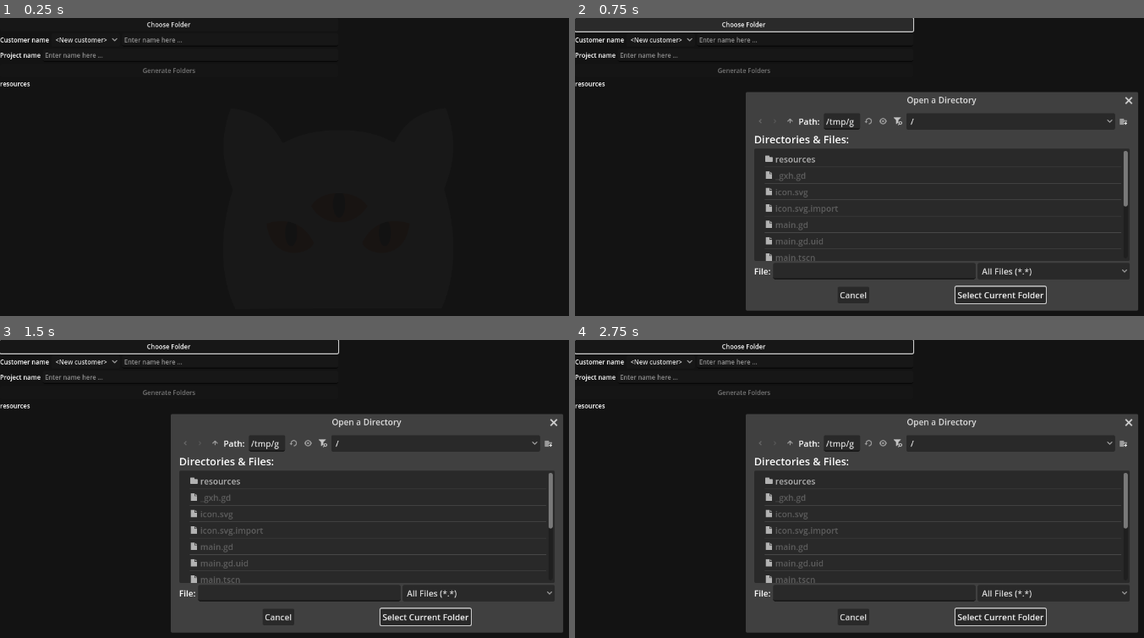
Above: before the commit, frames 1-4 (two rows, left to right).
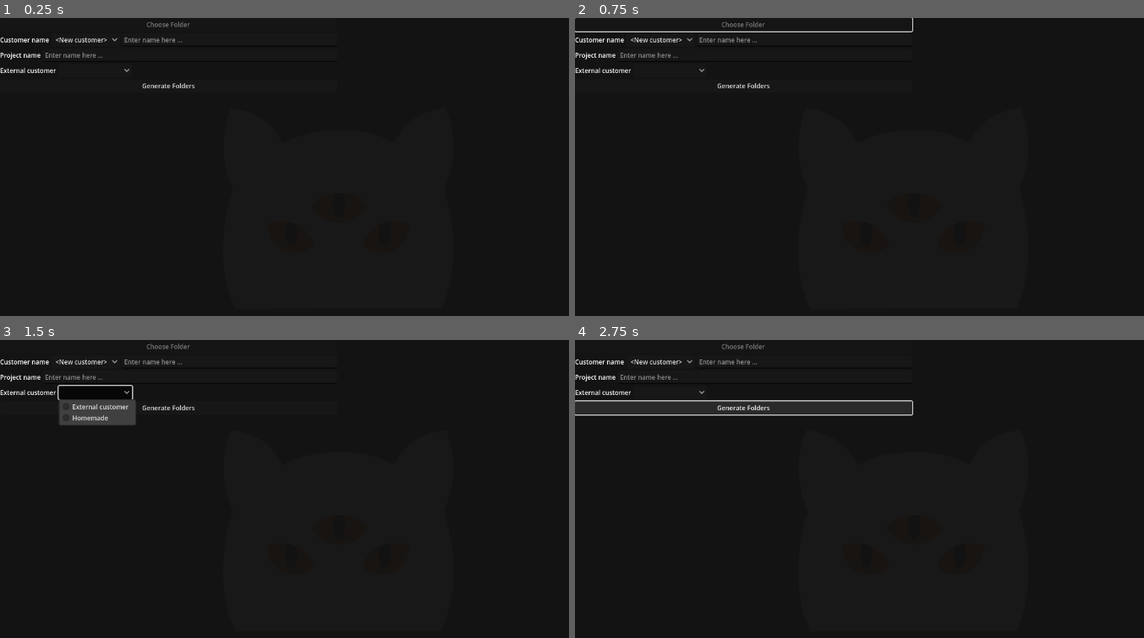
Above: after the commit, the same moments.

Repository: lutzilutz/Dionysos
Game: Godot game, scene res://main.tscn
The game is run twice, just before and just after one commit, with the same random seed, the same clock (stepped at 60 frames per second) and the same inputs.
Inputs (mouse positions are in pixels of both pictures, inside the frame that each line leads up to):
- Up to frame 1 (0.25 s): no input
- Up to frame 2 (0.75 s): click (745, 23) at 0.5 s, where only the run before the commit has a clickable "Choose Folder"
- Up to frame 3 (1.5 s): click (96, 393) at 1.27 s
- Up to frame 4 (2.75 s): click (745, 408) at 2 s, where only the run after the commit has a clickable "Generate Folders"

The runs differ from the first frame. In frame 1, 0.4% of the frame differs, in the area x 0-35%, y 1-24%; in frame 2, 22%; in frame 3, 24%, in the area x 0-99%, y 0-99%; in frame 4, 23%.

Commit message:
Continued implementation of form with preview
Customer name and project name seems to work + external/internal option.

Diff:
--- a/main.gd
+++ b/main.gd
@@ -1,11 +1,25 @@
 extends Control
+
+enum ProductionType {
+	EXTERNAL,
+	INTERNAL
+}
 
 const USER_PREF_PATH: String = "user://user_preferences.json"
 
-@onready var customer_line = get_node("VBoxContainer/CustomerLine")
+@onready var form_vbox = get_node("WorkspaceHBox/FormVBox")
+@onready var customer_line = get_node("WorkspaceHBox/FormVBox/CustomerLine")
+@onready var customer_option = get_node("WorkspaceHBox/FormVBox/CustomerLine/CustomerOption")
+@onready var customer_edit = get_node("WorkspaceHBox/FormVBox/CustomerLine/CustomerEdit")
+@onready var project_name_edit = get_node("WorkspaceHBox/FormVBox/ProjectNameLine/ProjectNameEdit")
+@onready var production_type_option = get_node("WorkspaceHBox/FormVBox/ProductionTypeLine/ProductionTypeOption")
+@onready var generate_folder_button = get_node("WorkspaceHBox/FormVBox/ChooseFolderButton")
+@onready var summary_label = get_node("WorkspaceHBox/SummaryLabel")
 
 var user_preferences: UserPreferences
-var project_name: String = "A"
+var customer_name: String = ""
+var project_name: String = ""
+var production_type: ProductionType = ProductionType.EXTERNAL
 
 # Called when the node enters the scene tree for the first time.
 func _ready() -> void:
@@ -18,16 +32,32 @@
 
 func update_controls() -> void:
 	if not user_preferences.has_default_path:
-		get_node("VBoxContainer/GenerateFolderButton").disabled = true
+		generate_folder_button.disabled = true
 	else:
-		get_node("VBoxContainer/GenerateFolderButton").disabled = false
+		generate_folder_button.disabled = false
 
-	get_node("VBoxContainer/Label").text = ""
-	customer_line.get_node("CustomerOption").clear()
-	customer_line.get_node("CustomerOption").add_item("<New customer>")
+	customer_option.clear()
+	customer_option.add_item("<New customer>")
 	for d in DirAccess.get_directories_at(user_preferences.default_path):
-		get_node("VBoxContainer/Label").text += d + "\n"
-		customer_line.get_node("CustomerOption").add_item(d)
+		customer_option.add_item(d)
+
+func update_summary() -> void:
+	summary_label.text = "Customer name : " + customer_name
+	if DirAccess.dir_exists_absolute(user_preferences.default_path + "/" + customer_name):
+		if DirAccess.get_directories_at(user_preferences.default_path + "/" + customer_name).size() == 0:
+			print("No project")
+		else:
+			form_vbox.get_node("Label").text = ""
+			for d in DirAccess.get_directories_at(user_preferences.default_path + "/" + customer_name):
+				form_vbox.get_node("Label").text += "\n" + d
+
+	summary_label.text += "\n" + "Project name : " + project_name_edit.text
+
+	if production_type_option.selected > -1:
+		if production_type == ProductionType.EXTERNAL:
+			summary_label.text += "\n" + "External project"
+		else:
+			summary_label.text += "\n" + "Internal project"
 
 func _on_choose_folder_button_pressed() -> void:
 	PrintUtility.print_info("User trying to choose folder ...")
@@ -58,9 +88,26 @@
 		_:
 			PrintUtility.print_error("Unkown error : " + str(result))
 
-
 func _on_customer_option_item_selected(index: int) -> void:
 	if index == 0:
-		customer_line.get_node("CustomerEdit").visible = true
+		customer_edit.visible = true
+		customer_name = customer_edit.text
 	else:
-		customer_line.get_node("CustomerEdit").visible = false
+		customer_edit.visible = false
+		customer_name = customer_option.get_item_text(index)
+	update_summary()
+
+func _on_customer_edit_text_changed(new_text: String) -> void:
+	customer_name = new_text
+	update_summary()
+
+func _on_project_name_edit_text_changed(new_text: String) -> void:
+	update_summary()
+
+func _on_production_type_option_item_selected(index: int) -> void:
+	match index:
+		0:
+			production_type = ProductionType.EXTERNAL
+		1:
+			production_type = ProductionType.INTERNAL
+	update_summary()
--- a/main.tscn
+++ b/main.tscn
@@ -28,35 +28,38 @@
 file_mode = 2
 access = 2
 
-[node name="VBoxContainer" type="VBoxContainer" parent="."]
+[node name="WorkspaceHBox" type="HBoxContainer" parent="."]
 layout_mode = 1
 anchors_preset = 15
 anchor_right = 1.0
 anchor_bottom = 1.0
-offset_right = -640.0
 grow_horizontal = 2
 grow_vertical = 2
 
-[node name="ChooseFolderButton" type="Button" parent="VBoxContainer"]
+[node name="FormVBox" type="VBoxContainer" parent="WorkspaceHBox"]
+layout_mode = 2
+size_flags_horizontal = 3
+
+[node name="ChooseFolderButton" type="Button" parent="WorkspaceHBox/FormVBox"]
 layout_mode = 2
 theme = ExtResource("3_4krfr")
 text = "Choose Folder"
 
-[node name="SavePrefButton" type="Button" parent="VBoxContainer"]
+[node name="SavePrefButton" type="Button" parent="WorkspaceHBox/FormVBox"]
 visible = false
 layout_mode = 2
 theme = ExtResource("3_4krfr")
 text = "Save Preferences"
 
-[node name="CustomerLine" type="HBoxContainer" parent="VBoxContainer"]
+[node name="CustomerLine" type="HBoxContainer" parent="WorkspaceHBox/FormVBox"]
 layout_mode = 2
 
-[node name="CustomerLabel" type="Label" parent="VBoxContainer/CustomerLine"]
+[node name="CustomerLabel" type="Label" parent="WorkspaceHBox/FormVBox/CustomerLine"]
 layout_mode = 2
 theme = ExtResource("3_4krfr")
 text = "Customer name"
 
-[node name="CustomerOption" type="OptionButton" parent="VBoxContainer/CustomerLine"]
+[node name="CustomerOption" type="OptionButton" parent="WorkspaceHBox/FormVBox/CustomerLine"]
 layout_mode = 2
 theme = ExtResource("3_4krfr")
 selected = 0
@@ -64,38 +67,64 @@
 popup/item_0/text = "<New Customer>"
 popup/item_0/id = 0
 
-[node name="CustomerEdit" type="LineEdit" parent="VBoxContainer/CustomerLine"]
+[node name="CustomerEdit" type="LineEdit" parent="WorkspaceHBox/FormVBox/CustomerLine"]
 layout_mode = 2
 size_flags_horizontal = 3
 theme = ExtResource("3_4krfr")
 placeholder_text = "Enter name here ..."
 
-[node name="ProjectNameLine" type="HBoxContainer" parent="VBoxContainer"]
+[node name="ProjectNameLine" type="HBoxContainer" parent="WorkspaceHBox/FormVBox"]
 layout_mode = 2
 
-[node name="ProjectNameLabel" type="Label" parent="VBoxContainer/ProjectNameLine"]
+[node name="ProjectNameLabel" type="Label" parent="WorkspaceHBox/FormVBox/ProjectNameLine"]
 layout_mode = 2
 theme = ExtResource("3_4krfr")
 text = "Project name"
 
-[node name="ProjectNameEdit" type="LineEdit" parent="VBoxContainer/ProjectNameLine"]
+[node name="ProjectNameEdit" type="LineEdit" parent="WorkspaceHBox/FormVBox/ProjectNameLine"]
 layout_mode = 2
 size_flags_horizontal = 3
 theme = ExtResource("3_4krfr")
 placeholder_text = "Enter name here ..."
 
-[node name="GenerateFolderButton" type="Button" parent="VBoxContainer"]
+[node name="ProductionTypeLine" type="HBoxContainer" parent="WorkspaceHBox/FormVBox"]
+layout_mode = 2
+
+[node name="ProductionTypeLabel" type="Label" parent="WorkspaceHBox/FormVBox/ProductionTypeLine"]
+layout_mode = 2
+theme = ExtResource("3_4krfr")
+text = "External customer"
+
+[node name="ProductionTypeOption" type="OptionButton" parent="WorkspaceHBox/FormVBox/ProductionTypeLine"]
+layout_mode = 2
+theme = ExtResource("3_4krfr")
+item_count = 2
+popup/item_0/text = "External customer"
+popup/item_0/id = 0
+popup/item_1/text = "Homemade"
+popup/item_1/id = 1
+
+[node name="GenerateFolderButton" type="Button" parent="WorkspaceHBox/FormVBox"]
 layout_mode = 2
 theme = ExtResource("3_4krfr")
 text = "Generate Folders"
 
-[node name="Label" type="Label" parent="VBoxContainer"]
+[node name="Label" type="Label" parent="WorkspaceHBox/FormVBox"]
 layout_mode = 2
+theme = ExtResource("3_4krfr")
+
+[node name="SummaryLabel" type="Label" parent="WorkspaceHBox"]
+layout_mode = 2
+size_flags_horizontal = 3
+size_flags_vertical = 1
 theme = ExtResource("3_4krfr")
 
 [connection signal="canceled" from="FileDialog" to="." method="_on_file_dialog_canceled"]
 [connection signal="dir_selected" from="FileDialog" to="." method="_on_file_dialog_dir_selected"]
-[connection signal="pressed" from="VBoxContainer/ChooseFolderButton" to="." method="_on_choose_folder_button_pressed"]
-[connection signal="pressed" from="VBoxContainer/SavePrefButton" to="." method="_on_save_pref_button_pressed"]
-[connection signal="item_selected" from="VBoxContainer/CustomerLine/CustomerOption" to="." method="_on_customer_option_item_selected"]
-[connection signal="pressed" from="VBoxContainer/GenerateFolderButton" to="." method="_on_generate_folder_button_pressed"]
+[connection signal="pressed" from="WorkspaceHBox/FormVBox/ChooseFolderButton" to="." method="_on_choose_folder_button_pressed"]
+[connection signal="pressed" from="WorkspaceHBox/FormVBox/SavePrefButton" to="." method="_on_save_pref_button_pressed"]
+[connection signal="item_selected" from="WorkspaceHBox/FormVBox/CustomerLine/CustomerOption" to="." method="_on_customer_option_item_selected"]
+[connection signal="text_changed" from="WorkspaceHBox/FormVBox/CustomerLine/CustomerEdit" to="." method="_on_customer_edit_text_changed"]
+[connection signal="text_changed" from="WorkspaceHBox/FormVBox/ProjectNameLine/ProjectNameEdit" to="." method="_on_project_name_edit_text_changed"]
+[connection signal="item_selected" from="WorkspaceHBox/FormVBox/ProductionTypeLine/ProductionTypeOption" to="." method="_on_production_type_option_item_selected"]
+[connection signal="pressed" from="WorkspaceHBox/FormVBox/GenerateFolderButton" to="." method="_on_generate_folder_button_pressed"]
--- a/resources/themes/default_button.tres
+++ b/resources/themes/default_button.tres
@@ -5,3 +5,4 @@
 Label/font_sizes/font_size = 12
 LineEdit/font_sizes/font_size = 12
 OptionButton/font_sizes/font_size = 12
+PopupMenu/font_sizes/font_size = 12
